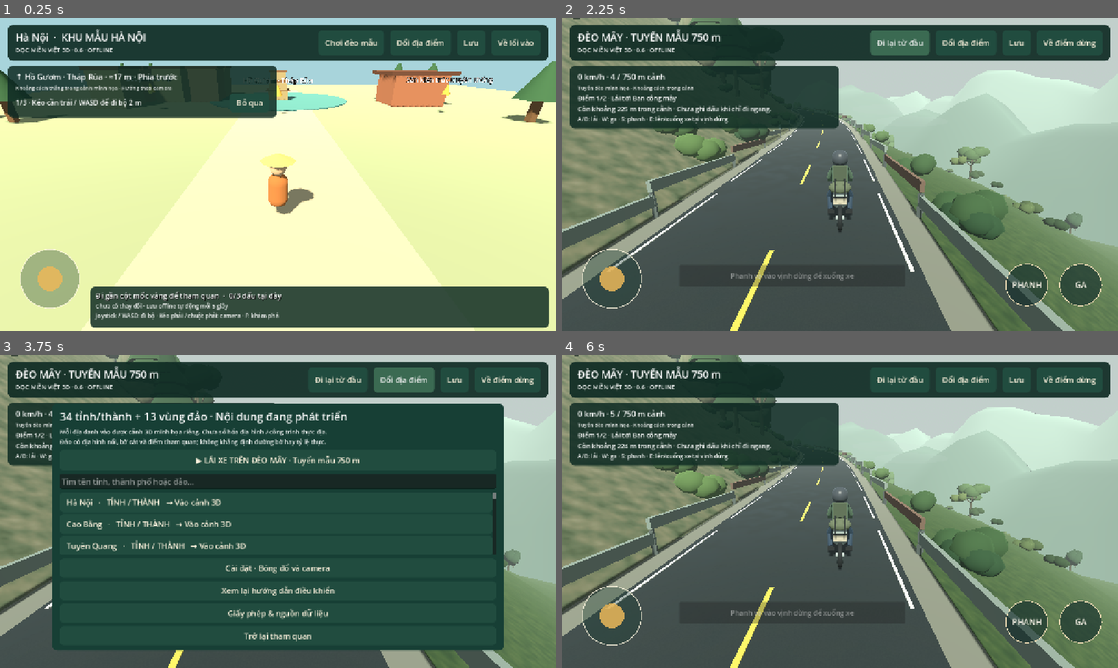
Above: before the commit, frames 1-4 (two rows, left to right).
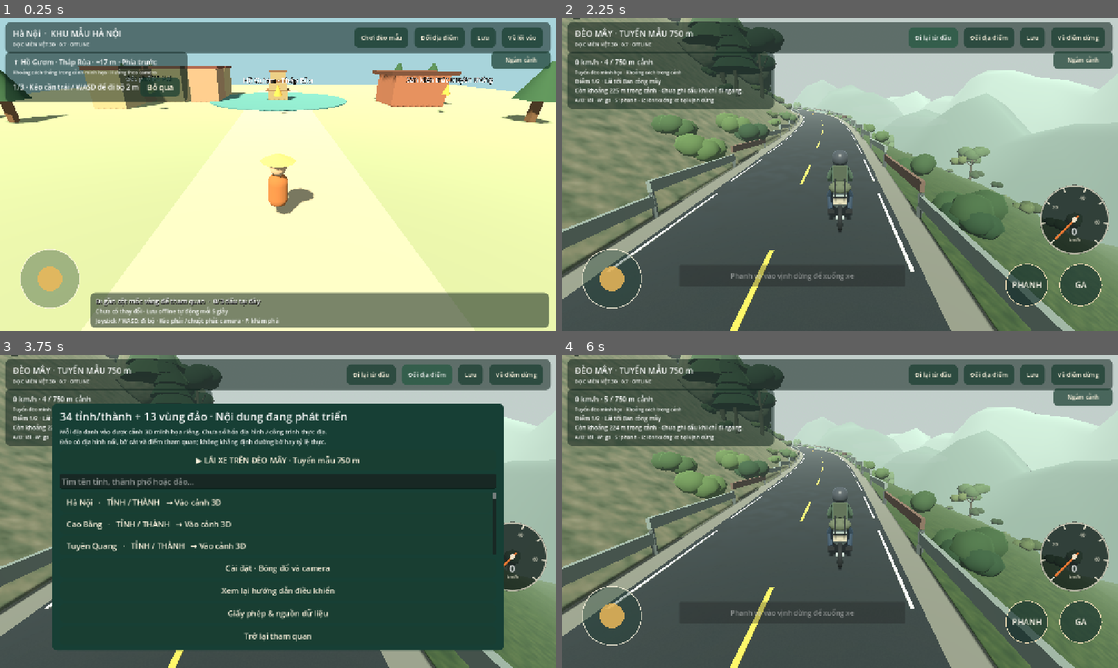
Above: after the commit, the same moments.

Repository: BachVu89/TravelVietnamese
Game: Godot game, scene res://scenes/main.tscn
Same seed, same stepped clock (60 frames per second), same inputs: the game is played once before the commit and once after it.
Inputs (mouse positions are in pixels of both pictures, inside the frame that each line leads up to):
- Up to frame 1 (0.25 s): no input
- Up to frame 2 (2.25 s): click (1084, 58) at 0.5 s, where only the run after the commit has a clickable "Ngắm cảnh"; click (1084, 58) at 1.25 s, where only the run after the commit has a clickable "Hiện giao diện"; click "Chơi đèo mẫu" at 2 s
- Up to frame 3 (3.75 s): click "Đi lại từ đầu" at 2.75 s; click "Đổi địa điểm" at 3.5 s
- Up to frame 4 (6 s): click "Lưu" at 4.25 s; click "Về điểm dừng" at 5 s; click "▶ LÁI XE TRÊN ĐÈO MÂY · Tuyến…" at 5.75 s

The runs differ from the first frame. In frame 1, 29% of the frame differs, in the area x 1-99%, y 1-99%; in frame 2, 22%; in frame 3, 13%; in frame 4, 22%.

Commit message:
0.7 (PO-14) part 1: immersive HUD in main.gd, version 0.7.0

Diff:
--- a/game3d/project.godot
+++ b/game3d/project.godot
@@ -3,7 +3,7 @@
 
 [application]
 config/name="Dọc miền Việt 3D"
-config/version="0.6.0"
+config/version="0.7.0"
 config/icon="res://icon.svg"
 run/main_scene="res://scenes/main.tscn"
 config/features=PackedStringArray("4.6", "GL Compatibility")
--- /dev/null
+++ b/game3d/qa/ui_capture_07.gd
@@ -0,0 +1,74 @@
+extends SceneTree
+
+# UI evidence for batch 0.7 (PO-14): captures the live HUD in three states —
+# walking at entry, riding with the speedometer, and clean-view mode.
+# Unlike paired_art_capture.gd the UI stays visible and the app keeps
+# processing; riding uses the real touch pedal path.
+
+func _initialize() -> void:
+	create_timer(120).timeout.connect(func(): quit(2))
+	call_deferred("run")
+
+func out_dir() -> String:
+	var dir := ProjectSettings.globalize_path("res://").path_join("../docs/screenshots07")
+	DirAccess.make_dir_recursive_absolute(dir)
+	return dir
+
+func snap(dir: String, name: String) -> void:
+	await process_frame
+	await RenderingServer.frame_post_draw
+	root.get_texture().get_image().save_png(dir.path_join(name))
+	print("UI_CAPTURE_SHOT: ", name)
+
+func settle(frames: int) -> void:
+	for _i in range(frames):
+		await physics_frame
+
+func run() -> void:
+	var dir := out_dir()
+	var app = load("res://scenes/main.tscn").instantiate()
+	root.add_child(app)
+	app.save_enabled = false
+	app.demo_entry_button.pressed.emit()
+	await settle(45)
+	if not app.is_pass_demo():
+		print("UI_CAPTURE_FAIL: entry")
+		quit(1)
+		return
+	await snap(dir, "travel07-ui-idle.png")
+	if not app.world.riding:
+		print("UI_CAPTURE_FAIL: entry should start mounted")
+		quit(1)
+		return
+	app.controls.gas_id = 99
+	app.controls._update_drive_input()
+	await settle(160)
+	await snap(dir, "travel07-ui-ride.png")
+	var speed: float = app.world.bike.speed
+	app._toggle_clean_view()
+	await settle(12)
+	await snap(dir, "travel07-ui-clean.png")
+	app._toggle_clean_view()
+	app.controls.cancel_touches()
+	app.controls.brake_id = 98
+	app.controls._update_drive_input()
+	for _i in range(240):
+		await physics_frame
+		if app.world.bike.speed <= 0.05:
+			break
+	app.controls.cancel_touches()
+	# QA placement for the on-foot frame only (same convention as the paired
+	# art captures); gameplay itself is covered by the live drive QA.
+	app.world.bike.reset_to_distance(232.0, 8.0)
+	await settle(30)
+	app.vehicle_button.pressed.emit()
+	await settle(12)
+	if app.world.riding:
+		print("UI_CAPTURE_FAIL: dismount for walk frame")
+		quit(1)
+		return
+	await snap(dir, "travel07-ui-walk.png")
+	print("UI_CAPTURE_PASS: idle/ride/clean/walk captured, ride speed u/s=", speed)
+	app.queue_free()
+	await process_frame
+	quit(0)
--- a/game3d/scripts/main.gd
+++ b/game3d/scripts/main.gd
@@ -45,6 +45,11 @@
 var footer_container: VBoxContainer
 var drive_hint: Label
 var application_suspended := false
+var header_bar: PanelContainer
+var guidance_panel: PanelContainer
+var speedometer: Speedometer
+var clean_view_button: Button
+var hud_hidden := false
 
 func _ready() -> void:
 	_load_catalog()
@@ -173,9 +178,12 @@
 		route_objective = RouteObjectives.evaluate(state.visited, road_hud)
 		route_objective_label.text = str(route_objective.text) + "\n" + str(route_objective.detail)
 	drive_hint.visible = riding
-	footer_background.visible = not riding
-	footer_container.visible = not riding
-	vehicle_button.visible = pass_active and not paused
+	speedometer.visible = riding and not hud_hidden
+	if riding:
+		speedometer.set_speed(float(road_hud.speed_kmh))
+	footer_background.visible = not riding and not hud_hidden
+	footer_container.visible = not riding and not hud_hidden
+	vehicle_button.visible = pass_active and not paused and not hud_hidden
 	demo_entry_button.text = "Đi lại từ đầu" if pass_active else "Chơi đèo mẫu"
 	reset_button.text = "Về điểm dừng" if pass_active else "Về lối vào"
 	if pass_active:
@@ -188,7 +196,10 @@
 	if interact_button.visible:
 		controls.blocked_rectangles.append(interact_button.get_global_rect())
 	current_poi = world.nearest_poi()
-	interact_button.visible = not current_poi.is_empty() and not paused
+	interact_button.visible = not current_poi.is_empty() and not paused and not hud_hidden
+	clean_view_button.visible = not _is_modal_open()
+	if clean_view_button.visible:
+		controls.blocked_rectangles.append(clean_view_button.get_global_rect())
 	if not current_poi.is_empty():
 		interact_button.text = ("✓ Xem lại · " if state.visited.has(current_poi.id) else "Khám phá · ") + str(current_poi.title)
 	hint.text = "Đi gần cột mốc vàng để tham quan  ·  " + str(_current_visit_count()) + "/" + str(world.pois.size()) + " dấu tại đây"
@@ -300,15 +311,15 @@
 	var theme := Theme.new()
 	theme.default_font_size = 18
 	var button_style := StyleBoxFlat.new()
-	button_style.bg_color = Color("214c3f")
-	button_style.set_corner_radius_all(9)
+	button_style.bg_color = Color(0.10, 0.24, 0.19, 0.72)
+	button_style.set_corner_radius_all(11)
 	button_style.content_margin_left = 15
 	button_style.content_margin_right = 15
 	button_style.content_margin_top = 9
 	button_style.content_margin_bottom = 9
 	theme.set_stylebox("normal", "Button", button_style)
 	var hover := button_style.duplicate()
-	hover.bg_color = Color("3b6a52")
+	hover.bg_color = Color(0.18, 0.36, 0.28, 0.88)
 	theme.set_stylebox("hover", "Button", hover)
 	theme.set_stylebox("pressed", "Button", hover)
 	theme.set_color("font_color", "Button", Color("fff4df"))
@@ -322,13 +333,14 @@
 				bike.look(motion)
 			else:
 				world.player.look(motion))
-	var bar := PanelContainer.new()
+	header_bar = PanelContainer.new()
+	var bar := header_bar
 	bar.set_anchors_and_offsets_preset(Control.PRESET_TOP_WIDE)
-	bar.offset_left = 18
-	bar.offset_top = 16
-	bar.offset_right = -18
-	bar.offset_bottom = 98
-	bar.add_theme_stylebox_override("panel", _panel_style(Color(0.06, 0.17, 0.14, 0.92)))
+	bar.offset_left = 12
+	bar.offset_top = 10
+	bar.offset_right = -12
+	bar.offset_bottom = 66
+	bar.add_theme_stylebox_override("panel", _panel_style(Color(0.05, 0.12, 0.10, 0.55)))
 	ui.add_child(bar)
 	var row := HBoxContainer.new()
 	row.add_theme_constant_override("separation", 14)
@@ -337,14 +349,16 @@
 	names.size_flags_horizontal = Control.SIZE_EXPAND_FILL
 	row.add_child(names)
 	heading = Label.new()
-	heading.add_theme_font_size_override("font_size", 23)
+	heading.add_theme_font_size_override("font_size", 19)
 	names.add_child(heading)
 	var subtitle := Label.new()
-	subtitle.text = "DỌC MIỀN VIỆT 3D · 0.6 · OFFLINE"
-	subtitle.add_theme_font_size_override("font_size", 14)
+	subtitle.text = "DỌC MIỀN VIỆT 3D · 0.7 · OFFLINE"
+	subtitle.add_theme_font_size_override("font_size", 11)
 	names.add_child(subtitle)
 	demo_entry_button = Button.new()
 	demo_entry_button.text = "Chơi đèo mẫu"
+	demo_entry_button.custom_minimum_size.y = 44
+	demo_entry_button.add_theme_font_size_override("font_size", 14)
 	demo_entry_button.pressed.connect(func():
 		if is_pass_demo():
 			replay_pass_route()
@@ -353,16 +367,22 @@
 	row.add_child(demo_entry_button)
 	var map_button := Button.new()
 	map_button.text = "Đổi địa điểm"
+	map_button.custom_minimum_size.y = 44
+	map_button.add_theme_font_size_override("font_size", 14)
 	map_button.pressed.connect(open_menu)
 	row.add_child(map_button)
 	var save_button := Button.new()
 	save_button.text = "Lưu"
+	save_button.custom_minimum_size.y = 44
+	save_button.add_theme_font_size_override("font_size", 14)
 	save_button.pressed.connect(func():
 		save_enabled = true
 		save_now())
 	row.add_child(save_button)
 	reset_button = Button.new()
 	reset_button.text = "Về lối vào"
+	reset_button.custom_minimum_size.y = 44
+	reset_button.add_theme_font_size_override("font_size", 14)
 	reset_button.pressed.connect(return_to_entry)
 	row.add_child(reset_button)
 	_build_guidance_ui()
@@ -370,22 +390,22 @@
 	footer_background.set_anchors_and_offsets_preset(Control.PRESET_BOTTOM_WIDE)
 	footer_background.offset_left = 208
 	footer_background.offset_right = -16
-	footer_background.offset_top = -102
+	footer_background.offset_top = -88
 	footer_background.offset_bottom = -7
 	footer_background.mouse_filter = Control.MOUSE_FILTER_IGNORE
-	footer_background.add_theme_stylebox_override("panel", _panel_style(Color(0.06, 0.17, 0.14, 0.85)))
+	footer_background.add_theme_stylebox_override("panel", _panel_style(Color(0.05, 0.13, 0.11, 0.55)))
 	ui.add_child(footer_background)
 	var footer := VBoxContainer.new()
 	footer_container = footer
 	footer.set_anchors_and_offsets_preset(Control.PRESET_BOTTOM_WIDE)
 	footer.offset_left = 220
 	footer.offset_right = -25
-	footer.offset_top = -94
+	footer.offset_top = -80
 	footer.offset_bottom = -14
 	footer.mouse_filter = Control.MOUSE_FILTER_IGNORE
 	ui.add_child(footer)
 	hint = Label.new()
-	hint.add_theme_font_size_override("font_size", 17)
+	hint.add_theme_font_size_override("font_size", 15)
 	hint.add_theme_color_override("font_shadow_color", Color.BLACK)
 	hint.add_theme_constant_override("shadow_offset_x", 1)
 	hint.add_theme_constant_override("shadow_offset_y", 2)
@@ -417,6 +437,25 @@
 	vehicle_button.pressed.connect(toggle_pass_vehicle)
 	vehicle_button.hide()
 	ui.add_child(vehicle_button)
+	speedometer = Speedometer.new()
+	speedometer.set_anchors_and_offsets_preset(Control.PRESET_BOTTOM_RIGHT)
+	speedometer.offset_left = -184
+	speedometer.offset_right = -16
+	speedometer.offset_top = -340
+	speedometer.offset_bottom = -172
+	speedometer.mouse_filter = Control.MOUSE_FILTER_IGNORE
+	speedometer.hide()
+	ui.add_child(speedometer)
+	clean_view_button = Button.new()
+	clean_view_button.set_anchors_and_offsets_preset(Control.PRESET_TOP_RIGHT)
+	clean_view_button.offset_left = -148
+	clean_view_button.offset_right = -12
+	clean_view_button.offset_top = 76
+	clean_view_button.offset_bottom = 118
+	clean_view_button.text = "Ngắm cảnh"
+	clean_view_button.add_theme_font_size_override("font_size", 13)
+	clean_view_button.pressed.connect(_toggle_clean_view)
+	ui.add_child(clean_view_button)
 	menu = PanelContainer.new()
 	menu.set_anchors_and_offsets_preset(Control.PRESET_FULL_RECT)
 	menu.offset_left = 120
@@ -511,35 +550,35 @@
 		save_now()
 
 func _build_guidance_ui() -> void:
-	var panel := PanelContainer.new()
-	panel.position = Vector2(18, 110)
-	panel.custom_minimum_size = Vector2(620, 0)
+	guidance_panel = PanelContainer.new()
+	var panel := guidance_panel
+	panel.position = Vector2(12, 78)
 	panel.mouse_filter = Control.MOUSE_FILTER_IGNORE
-	panel.add_theme_stylebox_override("panel", _panel_style(Color(0.06, 0.17, 0.14, 0.86)))
+	panel.add_theme_stylebox_override("panel", _panel_style(Color(0.05, 0.13, 0.11, 0.55)))
 	ui.add_child(panel)
 	var column := VBoxContainer.new()
 	column.mouse_filter = Control.MOUSE_FILTER_IGNORE
 	panel.add_child(column)
 	navigation_label = Label.new()
 	navigation_label.mouse_filter = Control.MOUSE_FILTER_IGNORE
-	navigation_label.add_theme_font_size_override("font_size", 18)
+	navigation_label.add_theme_font_size_override("font_size", 16)
 	column.add_child(navigation_label)
 	guidance_note = Label.new()
 	guidance_note.text = "Khoảng cách thẳng trong cảnh minh họa · Hướng theo camera"
 	guidance_note.mouse_filter = Control.MOUSE_FILTER_IGNORE
-	guidance_note.add_theme_font_size_override("font_size", 12)
+	guidance_note.add_theme_font_size_override("font_size", 11)
 	column.add_child(guidance_note)
 	route_objective_label = Label.new()
 	route_objective_label.mouse_filter = Control.MOUSE_FILTER_IGNORE
-	route_objective_label.custom_minimum_size.x = 580
+	route_objective_label.custom_minimum_size.x = 440
 	route_objective_label.autowrap_mode = TextServer.AUTOWRAP_WORD_SMART
-	route_objective_label.add_theme_font_size_override("font_size", 15)
+	route_objective_label.add_theme_font_size_override("font_size", 13)
 	route_objective_label.hide()
 	column.add_child(route_objective_label)
 	drive_hint = Label.new()
 	drive_hint.text = "A/D: lái · W: ga · S: phanh · E: lên/xuống xe tại vịnh dừng"
 	drive_hint.mouse_filter = Control.MOUSE_FILTER_IGNORE
-	drive_hint.add_theme_font_size_override("font_size", 13)
+	drive_hint.add_theme_font_size_override("font_size", 12)
 	drive_hint.hide()
 	column.add_child(drive_hint)
 	tutorial_row = HBoxContainer.new()
@@ -655,3 +694,44 @@
 			world.call("set_paused", true)
 	elif what == NOTIFICATION_APPLICATION_RESUMED or what == NOTIFICATION_APPLICATION_FOCUS_IN:
 		application_suspended = false
+
+func _toggle_clean_view() -> void:
+	hud_hidden = not hud_hidden
+	header_bar.visible = not hud_hidden
+	guidance_panel.visible = not hud_hidden
+	clean_view_button.text = "Hiện giao diện" if hud_hidden else "Ngắm cảnh"
+
+class Speedometer:
+	extends Control
+	var speed_kmh := 0.0
+	var _shown := -1.0
+
+	func set_speed(value: float) -> void:
+		speed_kmh = value
+		if absf(value - _shown) > 0.4:
+			_shown = value
+			queue_redraw()
+
+	func _angle_for(value: float) -> float:
+		return deg_to_rad(135.0 + 270.0 * clampf(value / 70.0, 0.0, 1.0))
+
+	func _draw() -> void:
+		var center := size * 0.5
+		var radius := minf(size.x, size.y) * 0.5 - 4.0
+		var font := get_theme_default_font()
+		var cream := Color(1, 0.97, 0.88, 0.85)
+		draw_circle(center, radius, Color(0.04, 0.08, 0.07, 0.74))
+		draw_arc(center, radius - 2.0, 0, TAU, 64, Color(1, 0.97, 0.88, 0.7), 2.0, true)
+		for mark in range(0, 71, 10):
+			var ang := _angle_for(float(mark))
+			var dir := Vector2(cos(ang), sin(ang))
+			draw_line(center + dir * (radius - 13.0), center + dir * (radius - 4.0), cream, 2.0, true)
+			if mark % 20 == 0:
+				var label_pos := center + dir * (radius - 27.0)
+				draw_string(font, label_pos + Vector2(-10, 4), str(mark), HORIZONTAL_ALIGNMENT_CENTER, 20, 11, cream)
+		var needle_ang := _angle_for(speed_kmh)
+		var needle_dir := Vector2(cos(needle_ang), sin(needle_ang))
+		draw_line(center - needle_dir * 12.0, center + needle_dir * (radius - 18.0), Color(0.96, 0.48, 0.20), 3.5, true)
+		draw_circle(center, 6.0, cream)
+		draw_string(font, Vector2(0, center.y + radius * 0.44), str(int(speed_kmh)), HORIZONTAL_ALIGNMENT_CENTER, size.x, 22, Color.WHITE)
+		draw_string(font, Vector2(0, center.y + radius * 0.44 + 15.0), "km/h", HORIZONTAL_ALIGNMENT_CENTER, size.x, 10, cream)
Not shown, changed: game3d/export_presets.cfg
